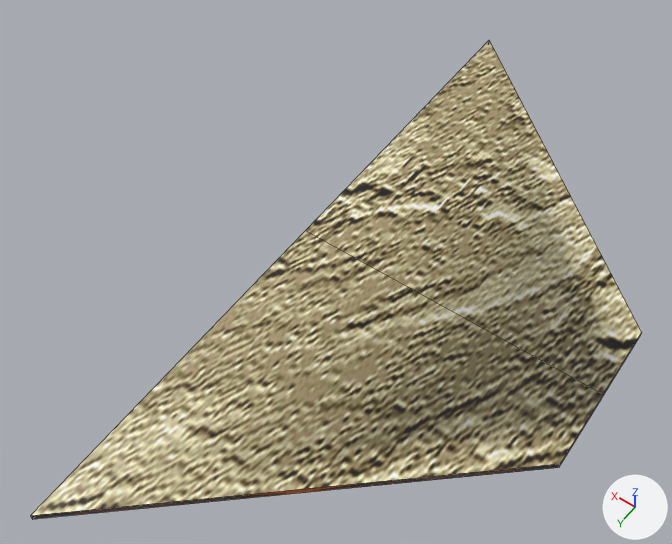
The FBX model Assets/3D/SM_Ceiling.fbx as it was, and as the next commit left it.
Camera for both pictures: a camera (50 mm lens) standing at (-25.6, 57.3, 48.6) and looking at (-4.5, 27.8, 2.2). Every picture has the same lights, and +X, +Y and +Z are marked at lower right. Mesh edges are drawn as thin lines.

The first picture shows 'SM_Ceiling'.
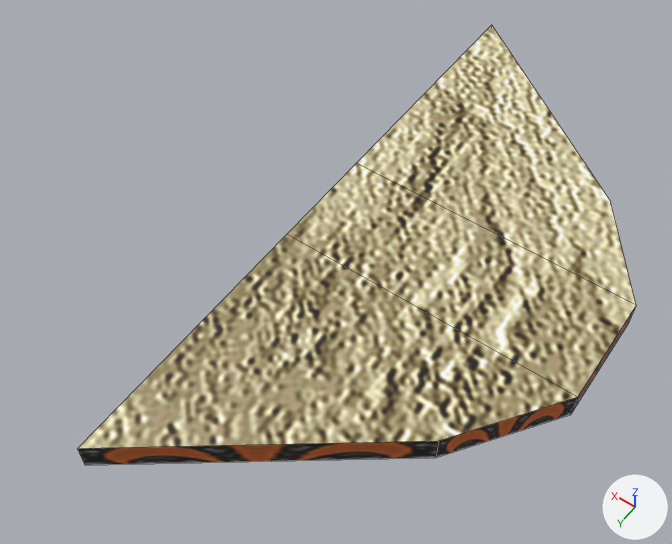
Commit message: Adjust SM_Ceiling
fix SM_Ceiling

Changed parts and their boxes (x1, y1, x2, y2) in the pictures (672 x 544 px):
```json
{"object": "SM_Ceiling", "change": "reshaped", "before": [30, 40, 642, 519], "after": [77, 25, 636, 465], "on screen": "9% narrower, 8% shorter"}
```

Scene script edits in JSON lines:
```json
{"block": "me_cube_001", "where": "# used by ob_sm_ceiling; location = (0.0, 0.0, 0.0)"}
{"op": "remove", "block": "me_cube_001", "code": "me_cube_001.from_pydata(...)  # 12 vertices, 11 faces; spans x -22.0..0.0, y 0.0..50.0, z 0.0..0.5"}
{"op": "add", "block": "me_cube_001", "code": "me_cube_001.from_pydata(...)  # 16 vertices, 12 faces; spans x -21.0..0.0, y 0.0..46.0, z 0.0..2.0"}
{"block": "me_cube_001", "change": "me_cube_001 part 1"}
{"block": "me_cube_001", "change": "11 vertices are removed from x -22.0..0.0, y 0.0..50.0, z 0.0..0.5"}
{"block": "me_cube_001", "change": "11 faces are deleted"}
{"block": "me_cube_001", "change": "9 vertices are added at x -21.0..0.0, y 12.0..46.0, z 0.0..2.0"}
{"block": "me_cube_001", "change": "6 new vertices lie (0.0, 0.0, 2.0) away from vertices in x -21.0..0.0, y 0.0..46.0, z 0.0"}
{"block": "me_cube_001", "change": "3 new faces join them, mat_m_ceiling_floor (picture img_t_ceiling_floor_b_tga)"}
{"block": "me_cube_001", "change": "3 new faces join them, mat_m_ceiling (picture img_t_ceiling_b_tga)"}
{"block": "me_cube_001", "change": "6 new faces join them, mat_m_ceiling_side (picture img_t_ceiling_side_b_tga)"}
```
